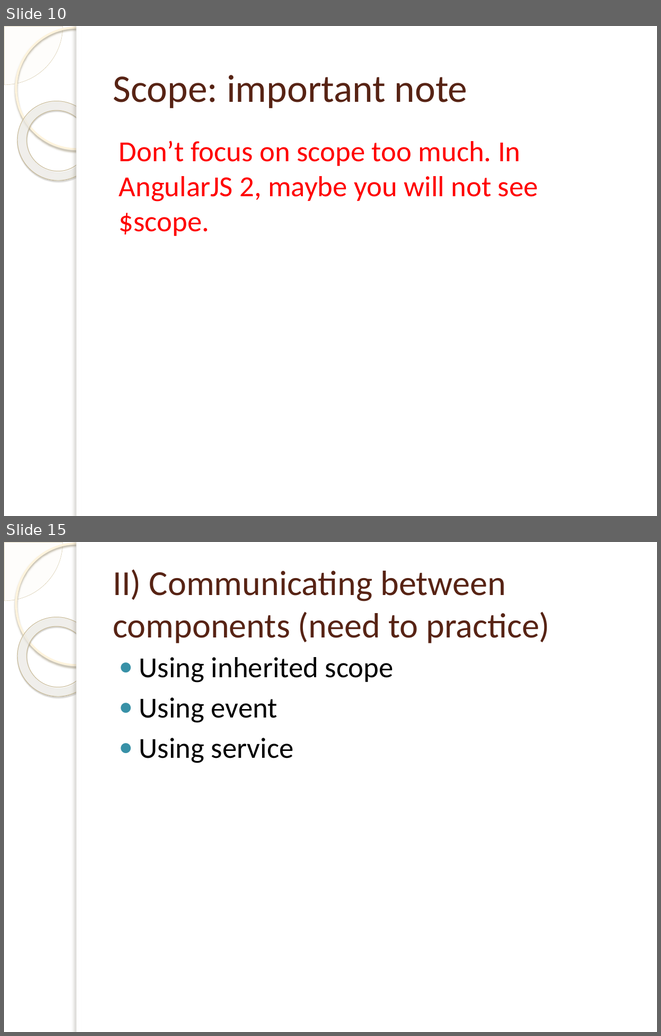
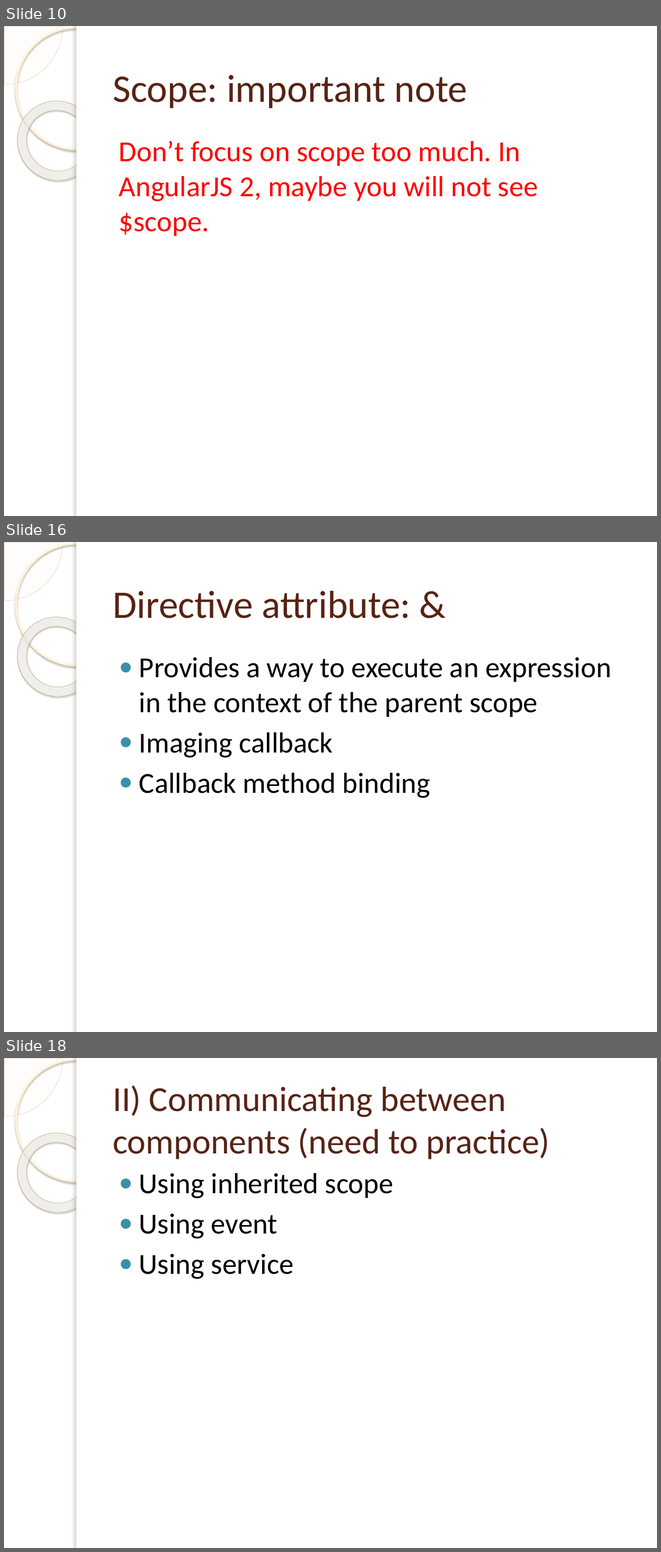
Before and after one commit to xuancong246/documents, a slide deck: Ebooks/AngularJS/AngularJS (Second meeting).pptx. Shown one above the other, each under a label of ours: slides 10 and 15 before the commit, slides 10, 16 and 18 after it; the slides between them are not shown. The pictures are 661x1036 and 661x1552 pixels, drawn with LibreOffice and Linux fonts; fonts in the diff are those of the drawing; background and template pictures are left out. Boxes give left, top, right and bottom in pixels: in the first picture for what was removed or moved away, otherwise in the second. Text is boxed around its words. In the diff, an @@ line names an element or a change of style, - is before the commit and + after.

```diff
--- a/Ebooks/AngularJS/AngularJS (Second meeting).pptx
+++ b/Ebooks/AngularJS/AngularJS (Second meeting).pptx
@@ slide 16 added at box(4, 542, 657, 1032), background picture (left out); not listed: 5 template elements that a slide beside it also shows @@
@@ title added at box(113, 591, 411, 618), 43 pt, text #572314 @@
+Directive attribute: &
@@ text added at box(139, 657, 611, 798), 32 pt, text #000000 @@
+● Provides a way to execute an expression in the context of the parent scope
+● Imaging callback
+● Callback method binding
@@ what was slide 15 is now slide 18 @@
```
Also in this commit, not shown: 1 slide changed, 5 other slides added, 3 slides removed.
